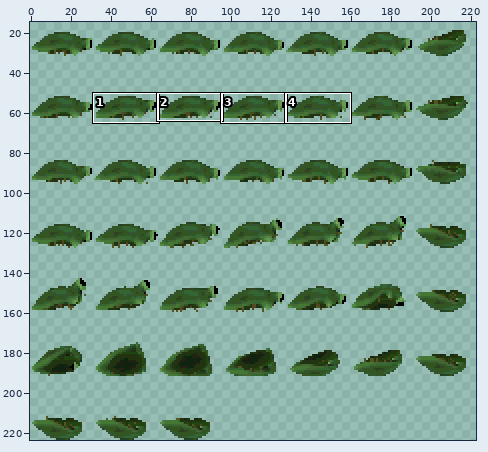
Edited in one commit: sprite sheet (Art/Blender/eybo/eybo.png). The first picture is a wide view before the edit; the outline marks the close-up.
Close-up. The starting point:
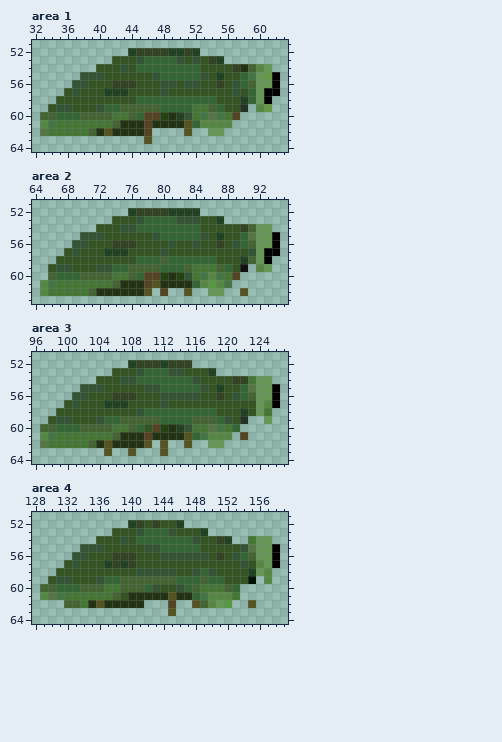
The file is 224x224 pixels. Colours within 5 levels of each other are drawn and written as one. Shown: area 1: x 32..63, y 51..64; area 2: x 64..95, y 51..63; area 3: x 96..127, y 51..64; area 4: x 128..159, y 51..64. The wide view leaves out empty margins. The commit also changed other parts of the picture, which this record leaves out.
Now the later version:
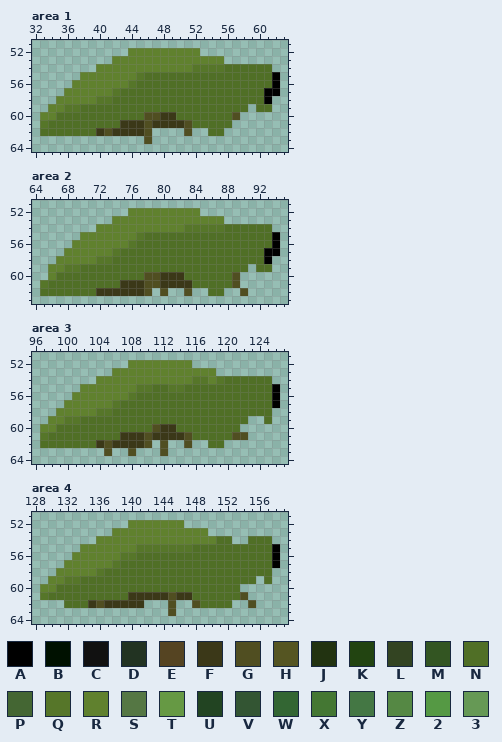
Palette (. is transparent): A #000000  B #001100  C #111111  D #223322  E #554422  F #3b3818  G #504e21  H #555522  J #223311  K #224411  L #334422  M #335522  N #506f26  P #446633  Q #567629  R #60812e  S #557744  T #669944  U #224422  V #335533  W #336633  X #447733  Y #447744  Z #558844  2 #559944  3 #669955
The edit:
--- area 1
@@ x 32..63 @@
 51 ................................
-52 ............ULLLLUULU...........
-53 ..........MMMVWWWWVMVMLU........
-54 ........MMMVMWWWWWWWWMMMMLJPZ3..
-55 ......VVVMMMMMMVWWWWWVMUMMWY3TA.
-56 .....VVMMMLLLMMMVVMVVMMLMVWP33A.
-57 ....MVMMMUUUMMMMVMMMMMMMMVMW3AA.
-58 ...MMMMMMMMMMWWWWWWWWWWMMMUW3A..
-59 ..MVVMMMVWWPPPPPWWWWXXPWMMD.ZT..
-60 .PPWWWPPPPXXPWEEKJUVXYSYXE......
-61 .ZYXXXXXXXPJJJEJJJJHWZZZZ.......
-62 .SXXXXXPJHJJJJE....H..33........
-63 ..............H.................
+52 ............RRRRRRRRR...........
+53 ..........RRRRRRRRRRRRRR........
+54 ........RRRRRRRRRRRRQQQQNNNNNN..
+55 ......RRRRRRRQNNNNNNNNNNNNNNNNA.
+56 .....RRRRRRRQNNNNNNNNNNNNNNNNNA.
+57 ....RRRRRRQNNNNNNNNNNNNNNNNNNAA.
+58 ...RRRRRQQNNNNNNNNNNNNNNNNNNNA..
+59 ..RRQQNNNNNNNNNNNNNNNNNNNNN.NN..
+60 .RRNNNNNNNNNNNGGFFNNNNNNNG......
+61 .QNNNNNNNNNFFFGFFFFGNNNNN.......
+62 .NNNNNNNFGFFFFG....G..NN........
+63 ..............G.................
 64 ................................
--- area 2
@@ x 64..95 @@
 51 ................................
-52 ............ULLLLUUUU...........
-53 ..........MMMVWWWWVVVMMU........
-54 ........MMMVVWWWWWWWWMMMMMLP33..
-55 ......VVVMMMMMMVWWWWWVMUMMWS33A.
-56 .....VVMMMLLLMMMMVMMVMMLMVWP33A.
-57 ....MVMMMUUUMMMMVMMMMMMMMMMV3AA.
-58 ...MMMMMMMMMMWWWPWWWWWWMMMUP3A..
-59 ..MVVMMMVVWWPPPPWWWPXXXPWMC.Z3..
-60 ..PWWWPPPPXXPWEEKJKVXYZYXE......
-61 .ZYXXXXXXXPJJJEHJJJJWZ2ZY.......
-62 .ZXXXXXPJJJJJJH.E..H..33..H.....
+52 ............RRRRRRRRR...........
+53 ..........RRRRRRRRRRRRRR........
+54 ........RRRRRRRRRRRQQQQQNNNNNN..
+55 ......RRRRRRRQNNNNNNNNNNNNNNNNA.
+56 .....RRRRRRRQNNNNNNNNNNNNNNNNNA.
+57 ....RRRRRRQNNNNNNNNNNNNNNNNNNAA.
+58 ...RRRRRQQNNNNNNNNNNNNNNNNNNNA..
+59 ..RRQQNNNNNNNNNNNNNNNNNNNNN.NN..
+60 ..RNNNNNNNNNNNGGFFFNNNNNNG......
+61 .QNNNNNNNNNFFFGGFFFFNNNNNG......
+62 .NNNNNNNFFFFFFG.G..G..NN..G.....
 63 ................................
--- area 3
@@ x 96..127 @@
 51 ................................
-52 ............ULLLULLL............
-53 ..........MMMVWWWVVMMMU.........
-54 ........MMMVVWWWWWWWVMMMMLLX33..
-55 ......VVVMMMMMVVWWWWWVMUMMWS33A.
-56 .....VVMMMLLLMMMVVVVVMMLMVWP33A.
-57 ....MVMMMUUUMMMMVMMMMMMMMMMM3ZA.
-58 ...MMMMMMMMMMVWWWWWWWWWMMMUM3X..
-59 ..MVVMMMVWWPPPPPWWWWPPPWVMD..3..
-60 .PPWWWPPPPXXPWMEKJUVXXSYXW......
-61 .ZYXXXXXXXPJJJEJJJJHWYZZZ.E.....
-62 .SXXXXXPJHJJJJH.H..H..33........
-63 .........H..H...H...............
+52 ............RRRRRRRR............
+53 ..........RRRRRRRRRRRRR.........
+54 ........RRRRRRRRRRRRQQRQNNNNNN..
+55 ......RRRRRRRQQNNQQNNNNNNNNNNNA.
+56 .....RRRRRRRQNNNNNNNNNNNNNNNNNA.
+57 ....RRRRRRQNNNNNNNNNNNNNNNNNNNA.
+58 ...RRRRRQQNNNNNNNNNNNNNNNNNNNN..
+59 ..RRQQNNNNNNNNNNNNNNNNNNNNN..N..
+60 .RRNNNNNNNNNNNNGFFNNNNNNNN......
+61 .QNNNNNNNNNFFFGFFFFGNNNNNGG.....
+62 .NNNNNNNFGFFFFG.G..G..NN........
+63 .........G..G...G...............
 64 ................................
--- area 4
@@ x 128..159 @@
 51 ................................
-52 ............ULMLMMU.............
-53 ..........MMMVWWWVMMMU..........
-54 ........MMMVMWWWWWWWVMMLU..X33..
-55 ......VVVMMMMMVVWWWWWMMMMMVS33A.
-56 .....VVMMMLLLMMMVVVVVVMLMVWP33A.
-57 ....MVMMMULULMMMMMMMMMMMMMVMZ3A.
-58 ...MMMMMMMMMMVVVVVMMVWVMMMMU3Z..
-59 ..MVVMMMVWWPPPPPPPWWWPWWMMMB.Z..
-60 .PPWWWPPPXXPPPWVMMVWPXXXPW......
-61 .ZSYXXXXXXPMJJJJJHJJWYZZZX......
-62 ....PPXJHJJJJJ...E..HPZ32..H....
-63 .................H..............
+52 ............RRRRRRR.............
+53 ..........RRRRRRRRRRRR..........
+54 ........RRRRRRRRRRRRRRRNN..NNN..
+55 ......RRRRRRRQQQQQQQNNNNNNNNNNA.
+56 .....RRRRRRQQNNNNNNNNNNNNNNNNNA.
+57 ....RRRRRRQNNNNNNNNNNNNNNNNNNNA.
+58 ...RRRRRQNNNNNNNNNNNNNNNNNNNNN..
+59 ..RRQQNNNNNNNNNNNNNNNNNNNNNN.N..
+60 .RRNNNNNNNNNNNNNNNNNNNNNNN......
+61 .QNNNNNNNNNNFFFFFGFFNNNNNNG.....
+62 ....NNNFGFFFFF...G..GNNNN..G....
+63 .................G..............
 64 ................................
Pixel boxes of the changes (left, top, right, bottom) in both close-ups:
changed: (40, 48, 272, 144)
changed: (40, 208, 272, 296)
changed: (40, 360, 272, 456)
changed: (40, 520, 272, 616)
